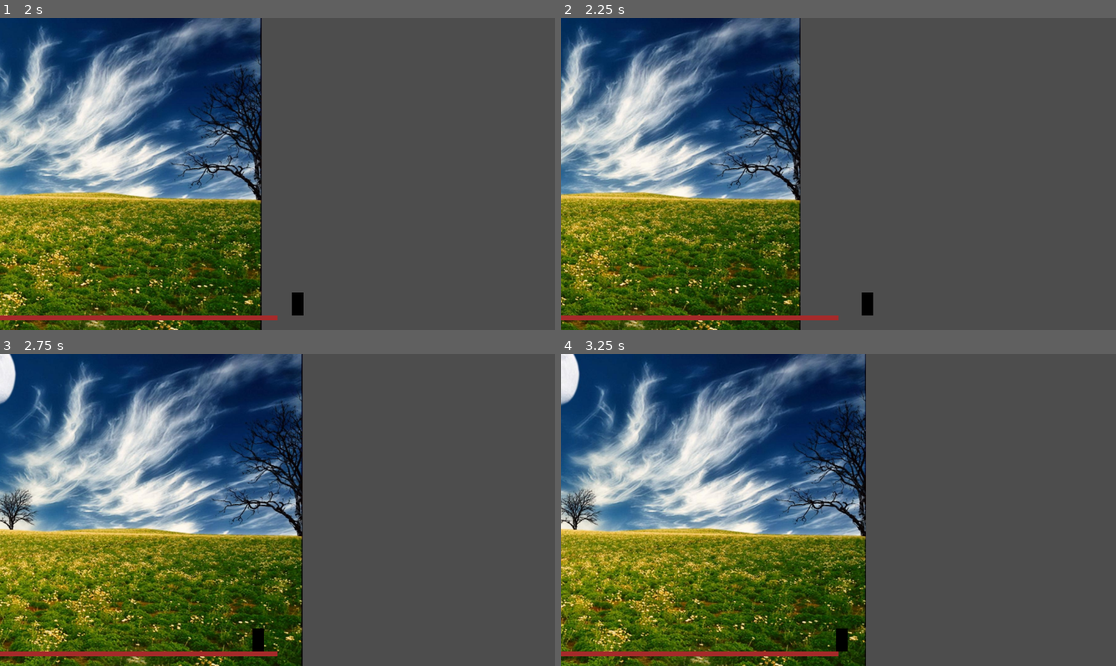
Above: before the commit, frames 1-4 (two rows, left to right).
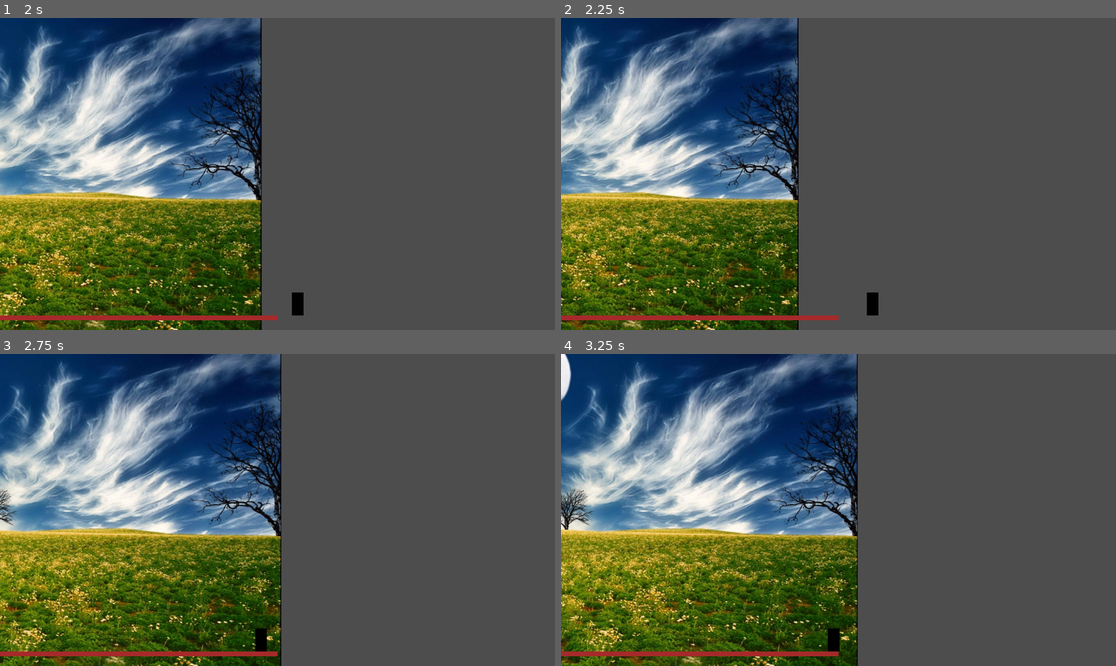
Above: after the commit, the same moments.

Repository: Darr3n2GG/2D-Platformer-Player-Template-WIP
Game: Godot game, scene res://src/scenes/test.tscn
Two runs of this game, one before a commit and one after it. Both use one fixed random seed, a clock stepped at 60 frames per second and the inputs below. The project has no main scene, so this scene is started directly.
Inputs:
- Up to frame 1 (2 s): tap Enter at 0.5 s; hold D (move_right) from 0.53 s (still down)
- Up to frame 2 (2.25 s): release D (move_right) at 2.03 s; hold A (move_left) from 2.03 s (still down)
- Up to frame 3 (2.75 s): keep holding A (move_left)
- Up to frame 4 (3.25 s): release A (move_left) at 2.78 s; hold D (move_right) from 2.78 s (still down)

Frame 1 is identical in both runs. In frame 2, 12% of the frame differs, in the area x 0-58%, y 0-100%; in frame 3, 35%, in the area x 0-55%, y 0-100%; in frame 4, 28%.

Commit message:
tweaked accel strategy

Diff:
--- a/src/game_objects/LineGround/line_ground.tscn
+++ b/src/game_objects/LineGround/line_ground.tscn
@@ -11,5 +11,5 @@
 shape = SubResource("WorldBoundaryShape2D_k7ius")
 
 [node name="Line2D" type="Line2D" parent="."]
-points = PackedVector2Array(-9.22337e+18, 5, 9.22337e+18, 5)
-default_color = Color(0.647059, 0.164706, 0.164706, 1)
+points = PackedVector2Array(-837831200000, 5, 837831200000, 5)
+default_color = Color(0.64705884, 0.16470589, 0.16470589, 1)
--- a/src/game_objects/Player/AccelStrategy.gd
+++ b/src/game_objects/Player/AccelStrategy.gd
@@ -2,4 +2,4 @@
 class_name AccelStrategy extends Resource
 
 
-@abstract func apply_acceleration(movement: PlayerMovement, direction: float, delta: float) -> void
+@abstract func apply_acceleration(movement: PlayerMovement, input, delta: float) -> void
--- a/src/game_objects/Player/ConstAccel.gd
+++ b/src/game_objects/Player/ConstAccel.gd
@@ -7,21 +7,22 @@
 var final_time: float
 
 
-func apply_acceleration(movement: PlayerMovement, direction: float, delta: float) -> void:
-	final_time = get_final_time(movement, direction)
+func apply_acceleration(movement: PlayerMovement, input: LRInput, delta: float) -> void:
+	final_time = get_final_time(movement.velocity_x, input)
 
 	var ticks := delta / final_time
-	movement.velocity_x = move_toward(movement.velocity_x, movement.max_speed * direction, movement.max_speed * ticks)
+	var acceleration = movement.max_speed * ticks
+	movement.velocity_x = move_toward(movement.velocity_x, movement.max_speed * input.get_direction(), acceleration)
 
-func get_final_time(movement: PlayerMovement, direction: float) -> float:
-	if movement.lr_input.just_pressed():
-		var is_turning = movement.velocity_x != 0.0 and sign(movement.velocity_x) != direction
+func get_final_time(velocity_x: float, input: LRInput) -> float:
+	if input.just_pressed():
+		var is_turning = velocity_x != 0.0 and sign(velocity_x) != input.get_direction()
 		if is_turning:
 			return turn_time
 		else:
 			return accel_time
 
-	elif movement.lr_input.just_released():
+	elif input.just_released():
 		return decel_time
 
 	return final_time
--- a/src/game_objects/Player/ZeroAccel.gd
+++ b/src/game_objects/Player/ZeroAccel.gd
@@ -1,5 +1,5 @@
 class_name ZeroAccel extends AccelStrategy
 
 
-func apply_acceleration(movement: PlayerMovement, direction: float, _delta: float) -> void:
-	movement.velocity_x = movement.max_speed * direction
+func apply_acceleration(movement: PlayerMovement, input: LRInput, _delta: float) -> void:
+	movement.velocity_x = movement.max_speed * input.get_direction()
--- a/src/game_objects/Player/player_movement.gd
+++ b/src/game_objects/Player/player_movement.gd
@@ -1,11 +1,13 @@
-## NOTE: All exportable variables should be created and exported in your player node.
+## Player component that provides horizontal movement.
 class_name PlayerMovement extends Node
 
 # Exportable variables
+# NOTE: All exportable variables should be created and exported in your player node.
 var max_speed: float
 var accel_strategy: AccelStrategy
 
 var velocity_x: float
+var enabled: bool = true
 
 var player: CharacterBody2D
 var lr_input := LRInput.new("move_left", "move_right")
@@ -19,8 +21,11 @@
 	accel_strategy = player.accel_strategy
 
 func _physics_process(delta: float) -> void:
+	if not enabled:
+		return
+
 	handle_input(delta)
 	player.velocity.x = velocity_x
 
 func handle_input(delta: float) -> void:
-	accel_strategy.apply_acceleration(self, lr_input.get_direction(), delta)
+	accel_strategy.apply_acceleration(self, lr_input, delta)
--- a/src/scenes/test.tscn
+++ b/src/scenes/test.tscn
@@ -8,9 +8,8 @@
 [ext_resource type="Script" uid="uid://ca0hxgmh7ae0q" path="res://src/game_objects/player_camera.gd" id="5_egtcd"]
 [ext_resource type="Script" uid="uid://dypreb14osi0q" path="res://src/game_objects/Player/player_movement.gd" id="5_n5vox"]
 
-[sub_resource type="Resource" id="Resource_pixv2"]
+[sub_resource type="Resource" id="Resource_fen8a"]
 script = ExtResource("4_fen8a")
-turn_time = 0.15
 metadata/_custom_type_script = "uid://bf4yeyev3prjp"
 
 [sub_resource type="CapsuleShape2D" id="CapsuleShape2D_m5uds"]
@@ -30,7 +29,7 @@
 position = Vector2(0, -34)
 scale = Vector2(1.5, 1.5)
 script = ExtResource("2_1wpl3")
-accel_strategy = SubResource("Resource_pixv2")
+accel_strategy = SubResource("Resource_fen8a")
 
 [node name="RectanglePolygon2D" type="Polygon2D" parent="Player"]
 color = Color(0, 0, 0, 1)
